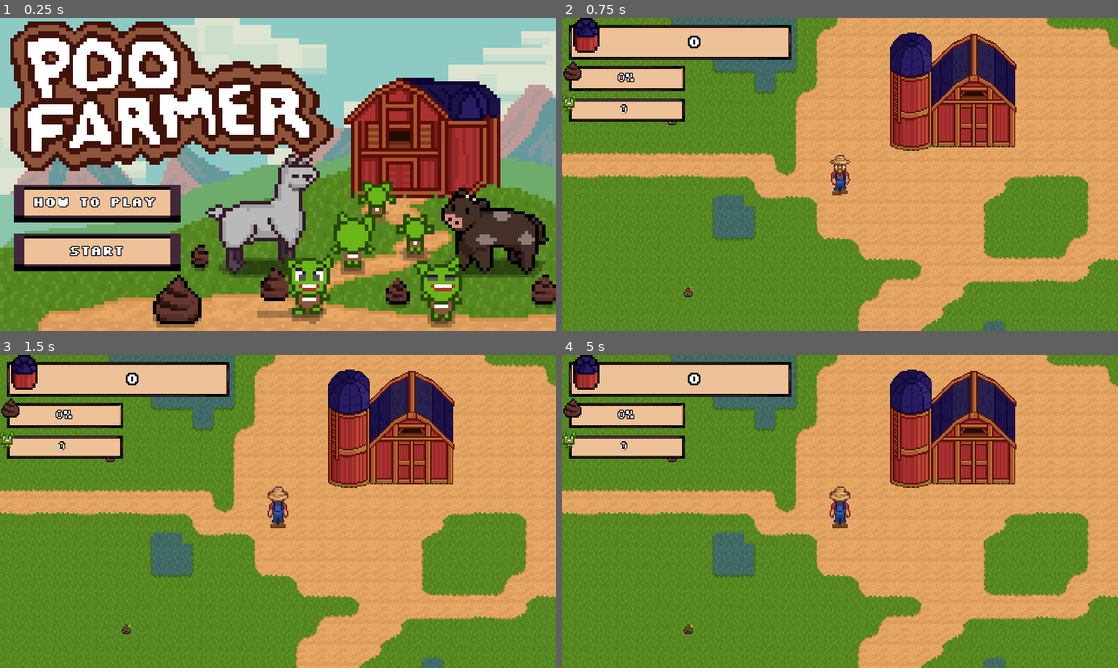
Above: before the commit, frames 1-4 (two rows, left to right).
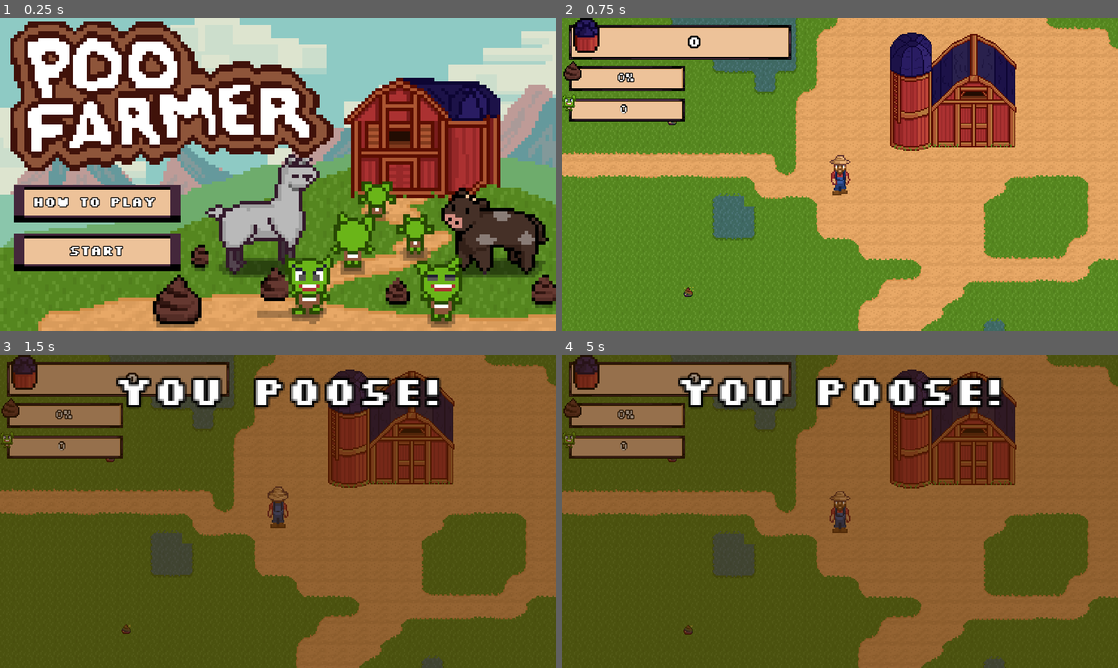
Above: after the commit, the same moments.

Repository: astro-panda/poo-farmer
Game: Godot game, scene res://Scenes/Main.tscn
The game is run twice, just before and just after one commit, with the same random seed, the same clock (stepped at 60 frames per second) and the same inputs.
Inputs (mouse positions are in pixels of both pictures, inside the frame that each line leads up to):
- Up to frame 1 (0.25 s): no input
- Up to frame 2 (0.75 s): click "Start" at 0.5 s
- Up to frame 3 (1.5 s): tap Enter at 1.25 s; move the mouse to (250, 574) at 1.27 s; hold Up (move_up) from 1.28 s (still down); hold X (game_over) from 1.28 s (still down); click (250, 574) at 1.42 s
- Up to frame 4 (5 s): tap Space at 2, 3.5 s; move the mouse to (1006, 558) at 2.02 s; release X (game_over) at 2.03 s; tap X (game_over) at 2.1, 3.05, 3.8 s; tap Enter at 2.75, 4.25 s; move the mouse to (673, 464) at 2.77 s; release Up (move_up) at 2.78 s; hold R (open_arsenal) 2.78-3.53 s; hold Left (move_left) 2.78-4.28 s; move the mouse to (867, 511) at 3.52 s; click (867, 511) at 3.6 s; move the mouse to (756, 433) at 4.27 s; hold Down (move_down) from 4.28 s (still down); hold X (game_over) from 4.28 s (still down); tap Escape (pause) at 4.9 s

The runs differ from the first frame. In frame 1, less than 0.1% of the frame differs, in the area x 9-10%, y 57-61%; in frame 2, nothing differs; in frame 3, 98%; in frame 4, 99%, in the area x 0-100%, y 0-100%.

Commit message:
starting functionality of pause screen

Diff:
--- a/poofarmer/Scenes/Main.tscn
+++ b/poofarmer/Scenes/Main.tscn
@@ -252,4 +252,5 @@
 [connection signal="close_store" from="Store" to="MusicAutomaton" method="_on_Store_close_store"]
 [connection signal="open_store" from="Store" to="MusicAutomaton" method="_on_Store_open_store"]
 [connection signal="update_global_poo_label" from="Player" to="HUD" method="_on_Player_update_global_poo_label"]
-[connection signal="how_to_play_requested" from="StartScreen" to="Player/ModalWindow" method="_on_StartScreen_how_to_play_requested"]
+[connection signal="game_started" from="StartScreen" to="Player/ModalWindow" method="_on_StartScreen_game_started"]
+[connection signal="how_to_play_requested" from="StartScreen" to="Player/ModalWindow" method="show_how_to_play"]
--- a/poofarmer/Scenes/UI/ModalWindow.tscn
+++ b/poofarmer/Scenes/UI/ModalWindow.tscn
@@ -1,17 +1,23 @@
-[gd_scene load_steps=2 format=2]
+[gd_scene load_steps=5 format=2]
 
 [ext_resource path="res://Scripts/ModalWindow.gd" type="Script" id=1]
+[ext_resource path="res://Themes/UI Theme.tres" type="Theme" id=2]
+[ext_resource path="res://Images/HUD.Button.png" type="Texture" id=3]
+[ext_resource path="res://Images/HUD.Button.Pressed.png" type="Texture" id=4]
 
 [node name="ModalWindow" type="Control"]
 pause_mode = 2
 anchor_right = 1.0
 anchor_bottom = 1.0
 script = ExtResource( 1 )
+__meta__ = {
+"_edit_horizontal_guides_": [ 154.0 ],
+"_edit_vertical_guides_": [ 320.0, 448.0 ]
+}
 
 [node name="CanvasLayer" type="CanvasLayer" parent="."]
 pause_mode = 2
 layer = 5
-visible = false
 
 [node name="ColorRect" type="ColorRect" parent="CanvasLayer"]
 anchor_left = 0.5
@@ -23,3 +29,158 @@
 margin_right = 320.0
 margin_bottom = 180.0
 color = Color( 0.258824, 0.12549, 0, 0.505882 )
+
+[node name="Poosed" type="Control" parent="CanvasLayer"]
+visible = false
+margin_right = 40.0
+margin_bottom = 40.0
+
+[node name="Label" type="Label" parent="CanvasLayer/Poosed"]
+anchor_right = 15.948
+margin_left = 112.0
+margin_top = 16.0
+margin_right = -386.92
+margin_bottom = 35.0
+rect_scale = Vector2( 3, 3 )
+size_flags_horizontal = 3
+size_flags_vertical = 6
+theme = ExtResource( 2 )
+text = "Game Poosed"
+
+[node name="Resume" type="TextureButton" parent="CanvasLayer/Poosed"]
+margin_left = 96.0
+margin_top = 124.0
+margin_right = 288.0
+margin_bottom = 167.0
+texture_normal = ExtResource( 3 )
+texture_pressed = ExtResource( 4 )
+expand = true
+
+[node name="Label" type="Label" parent="CanvasLayer/Poosed/Resume"]
+margin_left = 58.0
+margin_top = 11.0
+margin_right = 134.0
+margin_bottom = 30.0
+theme = ExtResource( 2 )
+text = "Resume"
+percent_visible = -0.25
+
+[node name="Restart" type="TextureButton" parent="CanvasLayer/Poosed"]
+margin_left = 96.0
+margin_top = 220.0
+margin_right = 288.0
+margin_bottom = 263.0
+texture_normal = ExtResource( 3 )
+texture_pressed = ExtResource( 4 )
+expand = true
+
+[node name="Label" type="Label" parent="CanvasLayer/Poosed/Restart"]
+margin_left = 54.0
+margin_top = 11.0
+margin_right = 139.0
+margin_bottom = 30.0
+theme = ExtResource( 2 )
+text = "Restart"
+
+[node name="Quit" type="TextureButton" parent="CanvasLayer/Poosed"]
+margin_left = 352.0
+margin_top = 220.0
+margin_right = 544.0
+margin_bottom = 263.0
+texture_normal = ExtResource( 3 )
+texture_pressed = ExtResource( 4 )
+expand = true
+
+[node name="Label" type="Label" parent="CanvasLayer/Poosed/Quit"]
+margin_left = 75.0
+margin_top = 12.0
+margin_right = 120.0
+margin_bottom = 31.0
+theme = ExtResource( 2 )
+text = "Quit"
+
+[node name="How to Play" type="TextureButton" parent="CanvasLayer/Poosed"]
+margin_left = 352.0
+margin_top = 124.0
+margin_right = 544.0
+margin_bottom = 167.0
+texture_normal = ExtResource( 3 )
+texture_pressed = ExtResource( 4 )
+expand = true
+
+[node name="Label" type="Label" parent="CanvasLayer/Poosed/How to Play"]
+margin_left = 30.0
+margin_top = 11.0
+margin_right = 169.0
+margin_bottom = 30.0
+theme = ExtResource( 2 )
+text = "How to Play"
+
+[node name="HowToPlay" type="Control" parent="CanvasLayer"]
+margin_right = 40.0
+margin_bottom = 40.0
+
+[node name="structions" type="Label" parent="CanvasLayer/HowToPlay"]
+margin_left = 191.0
+margin_top = 177.0
+margin_right = 458.0
+margin_bottom = 196.0
+theme = ExtResource( 2 )
+text = "Just get good, peasant"
+align = 1
+valign = 1
+
+[node name="Title" type="Label" parent="CanvasLayer/HowToPlay"]
+margin_left = 104.0
+margin_top = 16.0
+margin_right = 248.0
+margin_bottom = 35.0
+rect_scale = Vector2( 3, 3 )
+theme = ExtResource( 2 )
+text = "How to Play"
+align = 1
+valign = 1
+
+[node name="Close" type="TextureButton" parent="CanvasLayer/HowToPlay"]
+margin_left = 223.0
+margin_top = 296.0
+margin_right = 415.0
+margin_bottom = 339.0
+texture_normal = ExtResource( 3 )
+texture_pressed = ExtResource( 4 )
+expand = true
+
+[node name="Label" type="Label" parent="CanvasLayer/HowToPlay/Close"]
+margin_left = 52.0
+margin_top = 12.0
+margin_right = 141.0
+margin_bottom = 31.0
+theme = ExtResource( 2 )
+text = "Go Back"
+
+[node name="GameOver" type="Control" parent="CanvasLayer"]
+visible = false
+margin_right = 40.0
+margin_bottom = 40.0
+
+[node name="Title" type="Label" parent="CanvasLayer/GameOver"]
+margin_left = 104.0
+margin_top = 16.0
+margin_right = 248.0
+margin_bottom = 35.0
+rect_scale = Vector2( 3, 3 )
+theme = ExtResource( 2 )
+text = "You Poose!"
+align = 1
+valign = 1
+
+[node name="Wave Banner" type="Label" parent="CanvasLayer/GameOver"]
+margin_left = 191.0
+margin_top = 177.0
+margin_right = 458.0
+margin_bottom = 196.0
+theme = ExtResource( 2 )
+align = 1
+valign = 1
+
+[connection signal="pressed" from="CanvasLayer/HowToPlay/Close" to="." method="reset_canvas"]
--- a/poofarmer/Scenes/UI/StartScreen.tscn
+++ b/poofarmer/Scenes/UI/StartScreen.tscn
@@ -20,6 +20,9 @@
 anchor_right = 1.0
 anchor_bottom = 1.0
 script = ExtResource( 6 )
+__meta__ = {
+"_edit_horizontal_guides_": [ -77.0 ]
+}
 
 [node name="CanvasLayer" type="CanvasLayer" parent="."]
 pause_mode = 2
--- a/poofarmer/Scripts/ModalWindow.gd
+++ b/poofarmer/Scripts/ModalWindow.gd
@@ -1,34 +1,58 @@
 extends Control
 
 onready var canvas = $CanvasLayer
+onready var poosed = $CanvasLayer/Poosed
+onready var how_to_play = $CanvasLayer/HowToPlay
+onready var game_over = $CanvasLayer/GameOver
 
 var game_started = false
-
-var is_paused = false setget set_is_paused
+var is_paused = false
 
 func _ready():
-	visible = false
-
+	reset_canvas()
 
 func _unhandled_input(event):
 	if event.is_action_pressed("pause"):
-		!is_paused
+		set_is_paused(!is_paused)
 
 func set_is_paused(value):
 	if game_started:
+		if value:
+			show_poosed()
+		else:
+			reset_canvas()
 		get_tree().paused = value
 		is_paused = value
-		canvas.visible = value
-
-func _on_StartButton_pressed():
-	game_started = true
-	set_is_paused(false)
-
 
 func display_game_over():
 	set_is_paused(true)
-	print("Wire up game over UI here")
+	canvas.visible = true
+
+	poosed.visible = false
+	how_to_play.visible = false
+	game_over.visible = true
+
+func show_poosed():
+	canvas.visible = true
+	poosed.visible = true
+	how_to_play.visible = false
+	game_over.visible = false
+
+func show_how_to_play():
+	canvas.visible = true
+
+	poosed.visible = false
+	how_to_play.visible = true
+	game_over.visible = false
+
+func reset_canvas():
+	canvas.visible = false
+
+	poosed.visible = false
+	how_to_play.visible = false
+	game_over.visible = false
 
 
-func _on_StartScreen_how_to_play_requested():
-	canvas.visible = true
+func _on_StartScreen_game_started():
+	game_started = true
+	set_is_paused(false)
--- a/poofarmer/Scripts/UI/StartScreen.gd
+++ b/poofarmer/Scripts/UI/StartScreen.gd
@@ -1,5 +1,6 @@
 extends Control
 
+signal game_started
 signal how_to_play_requested
 
 onready var canvas = $CanvasLayer
@@ -14,6 +15,7 @@
 	get_tree().call_group("start_animal","queue_free")
 	get_tree().paused = false
 	canvas.visible = false
+	emit_signal("game_started")
 
 
 func _on_How_to_Play_pressed():
